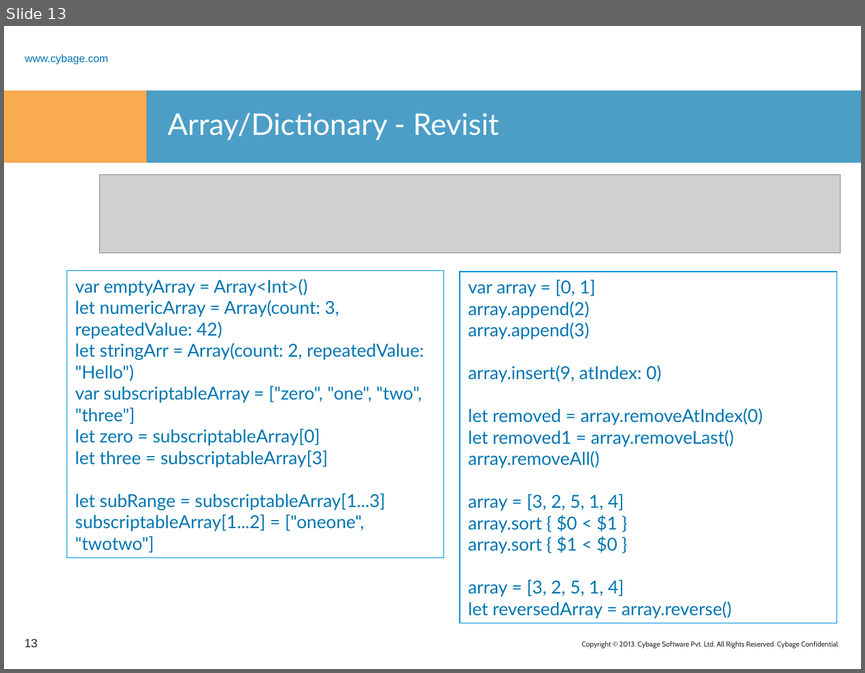
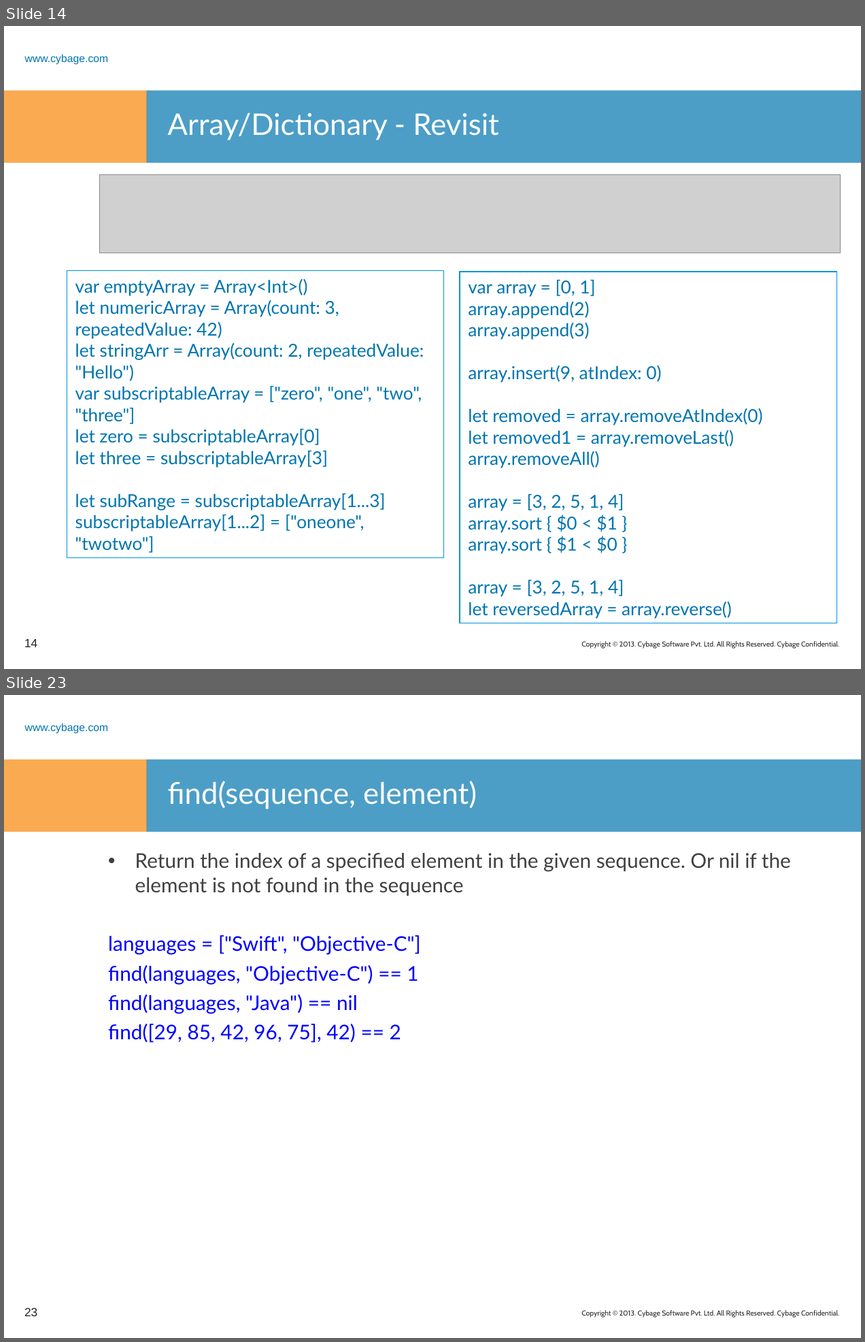
Before and after one commit to sumantar/Learn_Swift, a slide deck: PPT/Learn_Swift-4.ppt. Shown one above the other, each under a label of ours: slide 13 before the commit, slides 14 and 23 after it; the slides between them are not shown. The pictures are 865x673 and 865x1342 pixels, drawn with LibreOffice and Linux fonts; fonts in the diff are those of the drawing; grey boxes stand for pictures; background and template pictures are left out. Boxes give left, top, right and bottom in pixels: in the first picture for what was removed or moved away, otherwise in the second. Text is boxed around its words. In the diff, an @@ line names an element or a change of style, - is before the commit and + after.

```diff
--- a/PPT/Learn_Swift-4.ppt
+++ b/PPT/Learn_Swift-4.ppt
@@ slide 23 added at <box>4,695,861,1338</box>, background #FFFFFF; not listed: 4 template elements that a slide beside it also shows @@
@@ title added at <box>168,781,477,809</box>, 25 pt, text #FFFFFF @@
+find(sequence, element)
@@ text added at <box>108,853,791,1042</box>, 17 pt, text #0000FF @@
+• Return the index of a specified element in the given sequence. Or nil if the element is not found in the sequence
+languages = ["Swift", "Objective-C"]
+find(languages, "Objective-C") == 1
+find(languages, "Java") == nil
+find([29, 85, 42, 96, 75], 42) == 2
@@ page number added at <box>24,1308,37,1316</box>, 10 pt, text #262626 @@
+23
@@ what was slide 13 is now slide 14 @@
@@ page number at <box>24,639,37,647</box>: text changed @@
-13
+14
```
Also in this commit, not shown: 28 other slides added, 6 other files.
